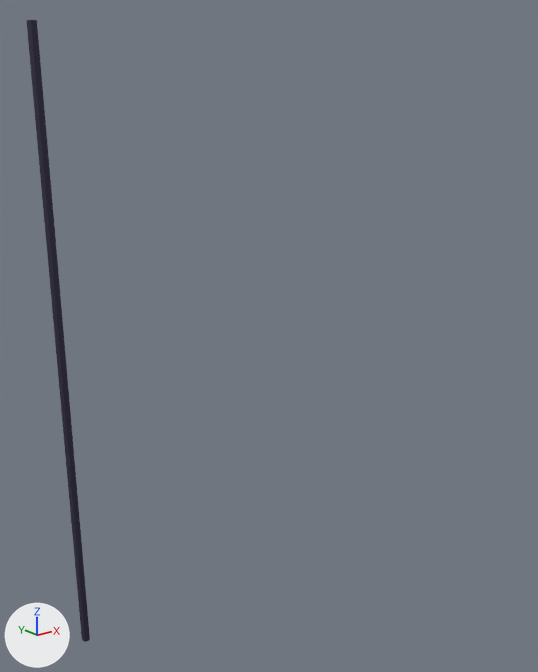
Before and after pictures for a commit that changed the Blender file blends/Speed Dungeon Equipment.blend.
Camera for both pictures: a 50 mm camera at (-0.389, -0.949, 0.357) aimed at (0.416, 0.057, -0.046). Arrows for +X, +Y and +Z are at lower left; the lights stay in place.

In view in the first picture: 'Arrow Placeholder'.
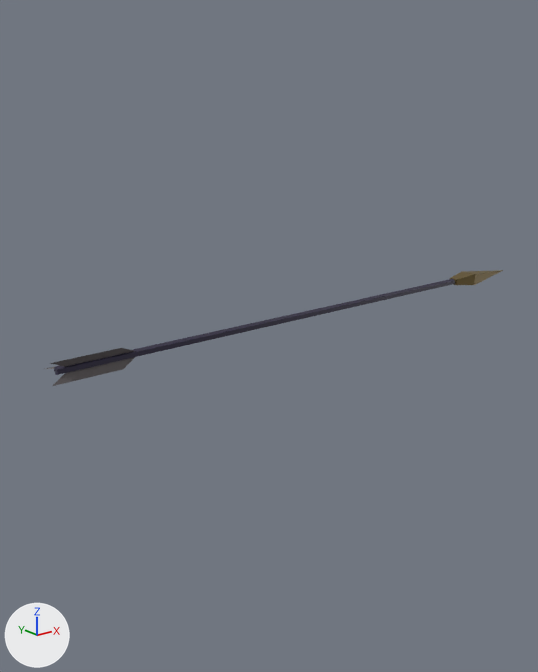
Edits to the bpy script that builds the scene:
```text
Change me_cylinder:
    where me_cylinder.from_pydata(...)  # 10 vertices, 7 faces; spans x -0.02..0.02, y -0.02..0.02, z -1.0..1.0
    used by ob_arrow_placeholder; location = (0.0, 0.0, 0.0); scale = (0.328, 0.328, 0.452)
    me_cylinder part 1: the whole mesh is scaled about its middle by (0.315, 0.332, 0.45), then moved by (0.0, 0.0, -0.44)
Add me_plane_002:
    me_plane_002.from_pydata([(0.21, 0.03, 0.0), (2.21, 0.03, 0.0), (-0.4, 2.03, 0.0), (1.6, 2.03, 0.0)], [], [(0, 1, 3, 2)])
    me_plane_002.materials.append(mat_accent2)  # dark grey #5d5859
Add me_plane_001:
    me_plane_001.from_pydata([(0.21, 0.03, 0.0), (2.21, 0.03, 0.0), (-0.4, 2.03, 0.0), (1.6, 2.03, 0.0)], [], [(0, 1, 3, 2)])
    me_plane_001.materials.append(mat_accent2)  # dark grey #5d5859
Add me_cube_002:
    me_cube_002.from_pydata([(0.0, 0.0, 11.69), (-0.37, -0.37, 9.69), (-0.72, -0.72, 10.26), (-0.72, 0.72, 10.26), (-0.37, 0.37, 9.69), (0.72, -0.72, 10.26), (0.37, -0.37, 9.69), (0.72, 0.72, 10.26), (0.37, 0.37, 9.69)], [], [(5, 0, 2), (7, 0, 5), (3, 0, 7), (2, 0, 3), (4, 1, 2, 3), (8, 4, 3, 7), (6, 8, 7, 5), (1, 6, 5, 2), (4, 8, 6, 1)])
    me_cube_002.materials.append(mat_accent1)  # brown #6e5d30
Change ob_arrow_placeholder:
    ob_arrow_placeholder.scale: (0.328, 0.328, 0.452) -> (1.0, 1.0, 1.0)
    ob_arrow_placeholder.rotation_euler: (0.0, 0.0, 0.0) -> (0.0, -1.571, 0.0)  # degrees (0, 0, 0) -> degrees (0, -90, 0)
Add ob_plane_002:
    ob_plane_002 = bpy.data.objects.new('Plane.002', me_plane_002)
    ob_plane_002.parent = ob_arrow_placeholder
    ob_plane_002.matrix_parent_inverse = Matrix(((0.0, 0.0, 1.0, 0.0), (0.0, 1.0, 0.0, 0.0), (-1.0, 0.0, 0.0, 0.0), (0.0, 0.0, 0.0, 1.0)))
    ob_plane_002.location = (0.0, 0.0, 0.0)
    ob_plane_002.rotation_euler = (4.189, 0.0, 0.0)  # degrees (240, 0, 0)
    ob_plane_002.scale = (0.0552, 0.00957, 0.0148)
Add ob_plane_001:
    ob_plane_001 = bpy.data.objects.new('Plane.001', me_plane_001)
    ob_plane_001.parent = ob_arrow_placeholder
    ob_plane_001.matrix_parent_inverse = Matrix(((0.0, 0.0, 1.0, 0.0), (0.0, 1.0, 0.0, 0.0), (-1.0, 0.0, 0.0, 0.0), (0.0, 0.0, 0.0, 1.0)))
    ob_plane_001.location = (0.0, 0.0, 0.0)
    ob_plane_001.rotation_euler = (2.094, 0.0, 0.0)  # degrees (120, 0, 0)
    ob_plane_001.scale = (0.0552, 0.00957, 0.0148)
Add ob_cube:
    ob_cube = bpy.data.objects.new('Cube', me_cube_002)
    ob_cube.parent = ob_arrow_placeholder
    ob_cube.matrix_parent_inverse = Matrix(((0.0, 0.0, 1.0, 0.0), (0.0, 1.0, 0.0, 0.0), (-1.0, 0.0, 0.0, 0.0), (0.0, 0.0, 0.0, 1.0)))
    ob_cube.location = (0.0, 0.0, 0.0)
    ob_cube.rotation_euler = (3.142, 1.571, 0.0)  # degrees (180, 90, 0)
    ob_cube.scale = (-0.0164, -0.0245, -0.0889)
```

Changed parts and their boxes [x1, y1, x2, y2] in the pictures (538 x 672 px):
'Arrow Placeholder', turned, rescaled: before [26, 20, 90, 642]; after [54, 279, 455, 375]
'Plane.002', added: after [52, 357, 135, 386]
'Cube', added (brown): after [450, 270, 503, 285]
'Plane.001', added: after [50, 348, 133, 367]
'Plane', now drawn: after [46, 366, 56, 369]
